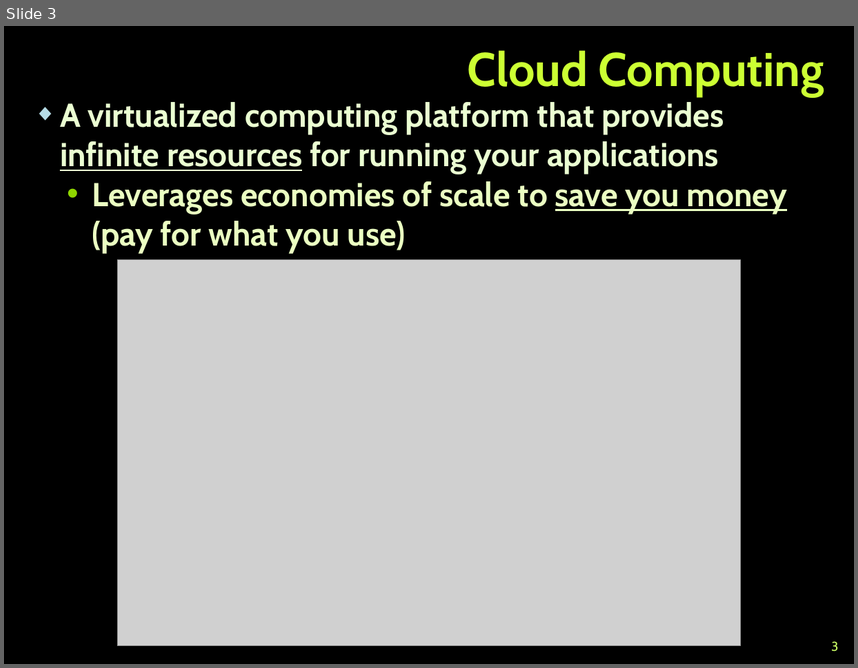
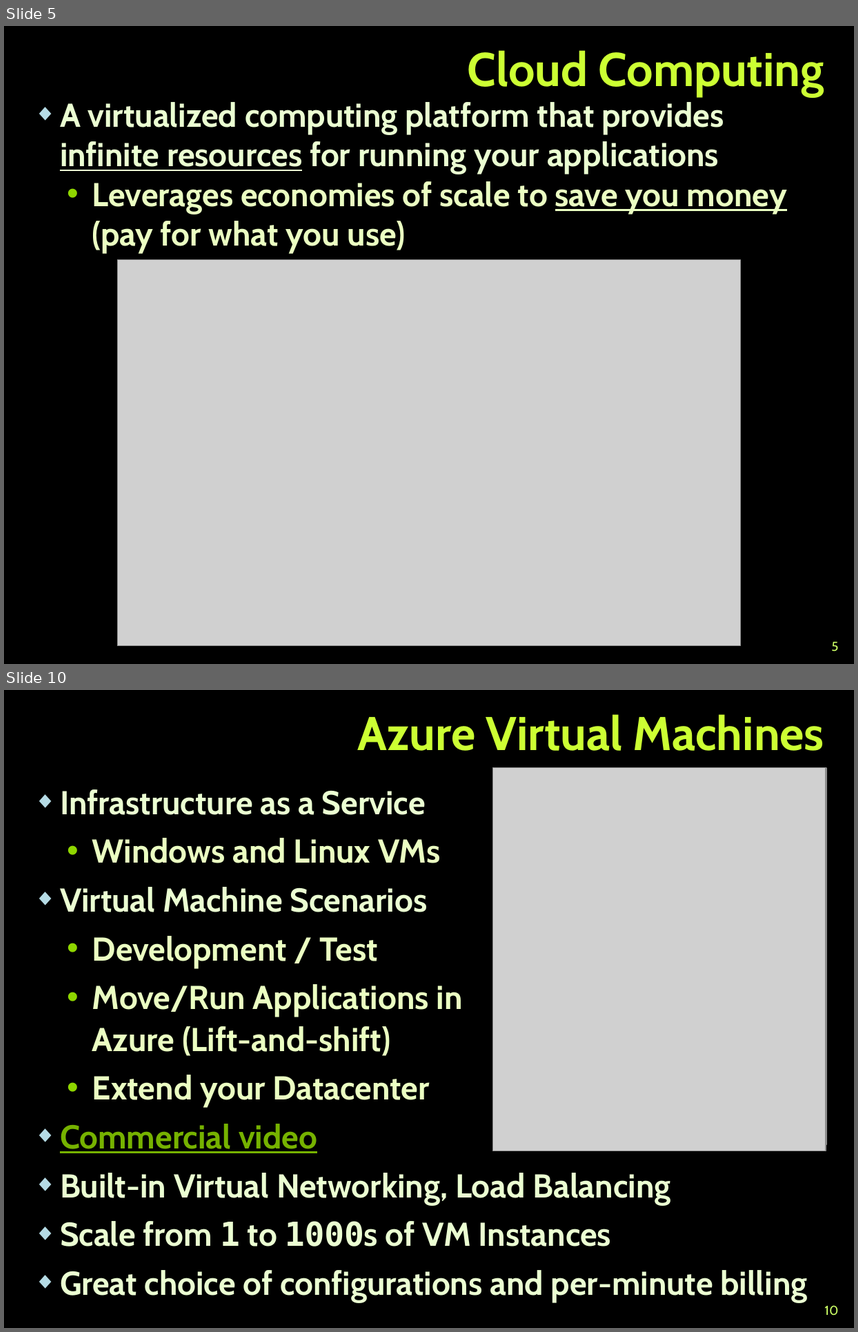
Before and after one commit to TelerikAcademy/Web-Services-and-Cloud, a slide deck: 09. Intro-to-Azure/Intro-to-Azure.pptx. Shown one above the other, each under a label of ours: slide 3 before the commit, slides 5 and 10 after it; the slides between them are not shown. The pictures are 858x668 and 858x1332 pixels, drawn with LibreOffice and Linux fonts; fonts in the diff are those of the drawing; grey boxes stand for pictures; background and template pictures are left out. Boxes give left, top, right and bottom in pixels: in the first picture for what was removed or moved away, otherwise in the second. Text is boxed around its words. In the diff, an @@ line names an element or a change of style, - is before the commit and + after.

Commit message:
Work on Intro-to-Azure.pptx

```diff
--- a/09. Intro-to-Azure/Intro-to-Azure.pptx
+++ b/09. Intro-to-Azure/Intro-to-Azure.pptx
@@ slide 10 added at bbox=[4, 690, 854, 1328], background picture (left out) @@
@@ title added at bbox=[358, 714, 824, 751], 40 pt, text #CCFF33, bold @@
+Azure Virtual Machines
@@ picture added at bbox=[493, 768, 826, 1151] @@
@@ picture added at bbox=[499, 768, 826, 1145] @@
@@ text added at bbox=[60, 789, 808, 1302], 28 pt, text #EBFFD2, bold @@
+◆ Infrastructure as a Service
+  • Windows and Linux VMs
+◆ Virtual Machine Scenarios
+  • Development / Test
+  • Move/Run Applications in
+    Azure (Lift-and-shift)
+  • Extend your Datacenter
+◆ Commercial video
+◆ Built-in Virtual Networking, Load Balancing
+◆ Scale from 1 to 1000s of VM Instances
+◆ Great choice of configurations and per-minute billing
@@ page number added at bbox=[824, 1305, 838, 1315], 11 pt, text #CCFF66 @@
+10
@@ what was slide 3 is now slide 5 @@
@@ page number at bbox=[831, 641, 838, 651]: text changed @@
-3
+5
```
Also in this commit, not shown: 8 slides changed, 7 other slides added, 4 slides removed.
